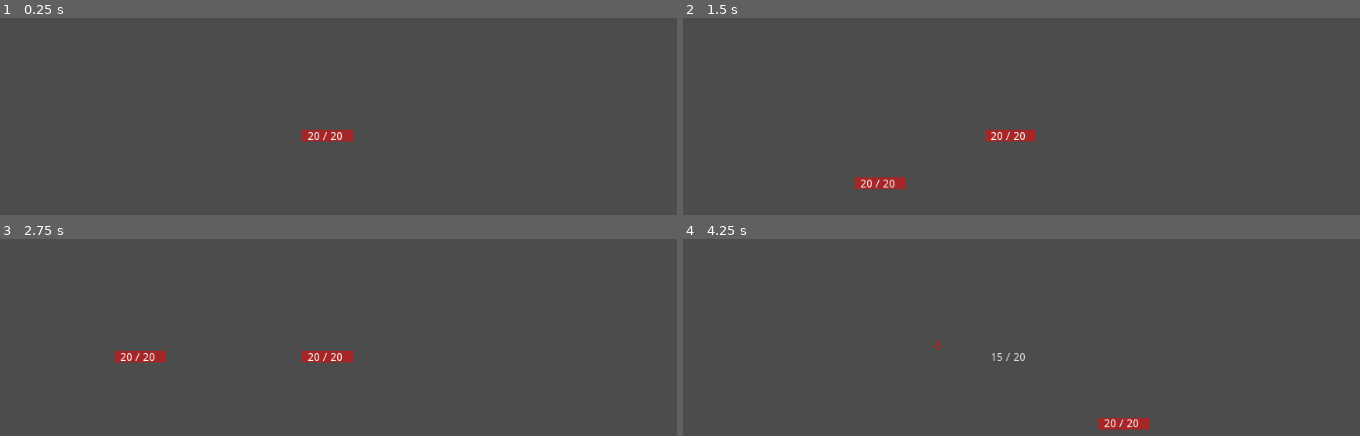
Above: before the commit, frames 1-4 (two rows, left to right).
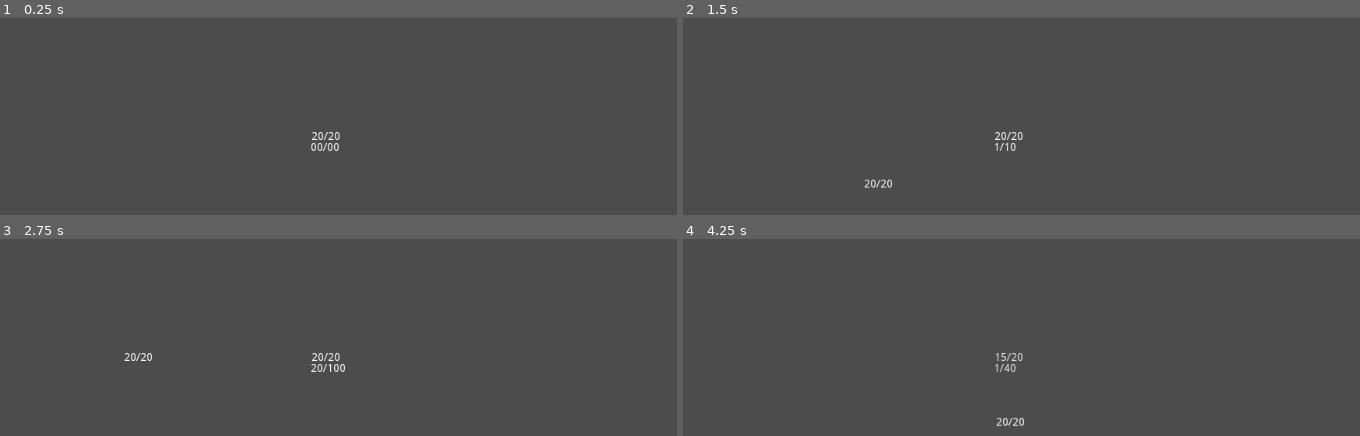
Above: after the commit, the same moments.

Repository: Galomortal47/Metroidvania
Game: Godot game, scene res://Test/Test.tscn
Same seed, same stepped clock (60 frames per second), same inputs: the game is played once before the commit and once after it. The project has no main scene, so this scene is started directly. The engine's default icon, where the game draws it, is replaced by a stand-in: a white triangle on a blue panel in a dark square.
Inputs:
- Up to frame 1 (0.25 s): no input
- Up to frame 2 (1.5 s): tap Enter (ui_accept) at 0.5, 0.77 s; hold Right (ui_right) 0.53-1.28 s; hold C (ui_roll) 0.53-1.28 s; tap Z (ui_select) at 0.8, 1.35 s; hold Down (ui_down) from 1.28 s (still down)
- Up to frame 3 (2.75 s): tap Enter (ui_accept) at 1.52 s; tap C (ui_roll) at 1.55 s; release Down (ui_down) at 2.03 s; hold Right (ui_right) from 2.03 s (still down); hold C (ui_roll) from 2.03 s (still down); tap Z (ui_select) at 2.3 s
- Up to frame 4 (4.25 s): tap Enter (ui_accept) at 2.75, 3.02, 3.77 s; release Right (ui_right) at 2.78 s; release C (ui_roll) at 2.78 s; hold Up (ui_up) 2.78-3.53 s; tap Z (ui_select) at 2.85, 3.8 s; tap C (ui_roll) at 3.05 s; hold Left (ui_left) from 3.53 s (still down); hold C (ui_roll) from 3.53 s (still down); tap X (ui_cancel) at 4.15 s

The runs differ from the first frame. In frame 1, 0.6% of the frame differs, in the area x 44-53%, y 56-68%; in frame 2, 1.0%; in frame 3, 1.0%, in the area x 16-53%, y 56-68%; in frame 4, 0.8%.

Commit message:
progress

Diff:
--- a/Health.gd
+++ b/Health.gd
@@ -10,13 +10,13 @@
 #	$Health.set_speed_scale(0.0001)
 
 func _process(delta):
-	$Label.set_text(str(health) + " / " + str(health_max))
+	$Label.set_text(str(health) + "/" + str(health_max))
 
 func damage(var damage):
 	if invicible == false:
 		health -= damage
 #		$Health.advance(damage*100)
-		$Polygon2D.set_scale(Vector2(health/health_max,1))
+#		$Polygon2D.set_scale(Vector2(health/health_max,1))
 		$Label2.set_text(str(-damage))
 	invicible = true
 	get_node("Invicibility timer").set_current_animation("invicible")
--- a/Scripts/Load_Minigame.gd
+++ b/Scripts/Load_Minigame.gd
@@ -11,14 +11,19 @@
 
 # Called every frame. 'delta' is the elapsed time since the previous frame.
 func _process(delta):
-	if minigame:
-		if Input.is_action_just_pressed("ui_cancel"):
-			for i in range(0,3):
-				get_parent().get_node("Weapons").get_child(i).timer_aux = 0
+	if Input.is_action_just_pressed("ui_cancel"):
+		if minigame:
+			get_parent().get_node("Weapons/Label").reload()
+			$Minigame.set_current_animation("Succes")
+			minigame = false
+		elif $Minigame.get_current_animation() == "load":
+			$Minigame.set_current_animation("Failure")
 #	pass
 
 func load_minigame():
 	minigame = true
+#	if Input.is_action_just_pressed("ui_cancel"):
+#		$Minigame.advance(1)
 
 func unload_minigame():
 	minigame = false
--- a/Scripts/Menu Items.gd
+++ b/Scripts/Menu Items.gd
@@ -9,6 +9,8 @@
 		$"Menu Anim".set_current_animation("open")
 		for i in range(0,4):
 				get_parent().get_node("Weapons").get_child(i).enable = select[i]
+				if select[i]:
+					get_parent().get_node("Weapons").get_child(i).update_text()
 		if Input.is_action_pressed("ui_left"):
 			$Menu/icon_left.set_scale(Vector2(2,2))
 			select = [true,false,false,false]
--- a/Scripts/Player.gd
+++ b/Scripts/Player.gd
@@ -12,7 +12,7 @@
 var air_speed = 8
 export var health = 20
 var roll = 400
-var roll_height = 200
+var roll_height = 150
 
 func _ready():
 	$Health.health = health
@@ -30,7 +30,12 @@
 	else:
 		jump_aux = jump_timer
 	motion = move_and_slide(motion)
+	die()
 #	pass
+
+func die():
+	if get_node("Health").health <= 0:
+		get_tree().change_scene("res://assets/game over.tscn")
 
 func roll():
 	if Input.is_action_pressed("ui_roll") and not ledge_detect():
@@ -78,4 +83,5 @@
 
 func ledge_detect():
 	if $Ledge_Grab_L.is_colliding() or $Ledge_Grab_R.is_colliding():
-		return true
+		if not $Ledge_Grab_L2.is_colliding() and not $Ledge_Grab_R2.is_colliding():
+			return true
--- /dev/null
+++ b/Scripts/Reload.gd
@@ -0,0 +1,14 @@
+extends Label
+
+func reload():
+	if get_parent().get_node("Bomb").enable:
+		get_parent().get_node("Bomb").reload()
+		get_parent().get_node("Bomb").update_text()
+
+	if get_parent().get_node("Gun").enable:
+		get_parent().get_node("Gun").reload()
+		get_parent().get_node("Gun").update_text()
+
+	if get_parent().get_node("Shotgun").enable:
+		get_parent().get_node("Shotgun").reload()
+		get_parent().get_node("Shotgun").update_text()
--- a/Scripts/Shotgun.gd
+++ b/Scripts/Shotgun.gd
@@ -9,8 +9,14 @@
 export var gravity = 0
 export var damage = 1
 export var curve = 0
+export var mag = 1
+var mag_aux = mag
+export var ammo = 100
 var timer_aux = 0.0
 var enable = false
+
+func _ready():
+	mag_aux = mag
 
 func _process(delta):
 	if enable:
@@ -27,8 +33,10 @@
 		dir = 3
 	elif Input.is_action_just_pressed("ui_down"):
 		dir = 4
-	if Input.is_action_pressed("ui_cancel") and timer_aux < 0:
+	if Input.is_action_pressed("ui_cancel") and timer_aux < 0 and mag_aux > 0 and ammo > 0:
 		timer_aux = timer
+		mag_aux-= 1
+		update_text()
 		for i in range(0,bullet_n):
 			var bullet =  load(weapon)
 			var bullet_instance = bullet.instance()
@@ -47,3 +55,12 @@
 				4:
 					bullet_instance.set_rotation_degrees(90 +rand_range(-spreed,spreed))
 			get_tree().get_root().add_child(bullet_instance)
+	elif mag_aux < 1 and ammo > 0:
+		get_parent().get_parent().get_node("Load_Minigame/Minigame").set_current_animation("Load")
+
+func update_text():
+	get_parent().get_node("Label").set_text(str(mag_aux) + "/" + str(ammo))
+
+func reload():
+	mag_aux = mag
+	ammo -= mag
--- a/Scripts/damage.gd
+++ b/Scripts/damage.gd
@@ -25,3 +25,5 @@
 				if get_collider().has_node("Health"):
 					get_collider().get_node("Health").health -= damage
 		timer_aux = timer
+func update_text():
+	pass
--- a/assets/Health.tscn
+++ b/assets/Health.tscn
@@ -62,28 +62,30 @@
 
 [node name="Polygon2D" type="Polygon2D" parent="."]
 position = Vector2( 32.0292, -42.7582 )
+scale = Vector2( 1e-005, 1 )
 color = Color( 1, 0, 0, 0.501961 )
 polygon = PoolVector2Array( 65, 15, 0, 15, 0, 0, 65, 0 )
 
 [node name="Label" type="Label" parent="."]
-margin_left = 38.7219
-margin_top = -40.7827
-margin_right = 99.7219
-margin_bottom = -26.7827
-text = "20 / 20"
+margin_left = 43.947
+margin_top = -41.3974
+margin_right = 104.947
+margin_bottom = -27.3974
+text = "20/20"
 
 [node name="Invicibility timer" type="AnimationPlayer" parent="."]
-anims/invicible = SubResource( 3 )
+anims/invicible = SubResource( 1 )
 
 [node name="Health" type="AnimationPlayer" parent="."]
 anims/health = SubResource( 2 )
 
 [node name="Label2" type="Label" parent="."]
-modulate = Color( 1, 0, 0, 0 )
+visible = false
+modulate = Color( 1, 0, 0, 1 )
 margin_left = -37.1414
-margin_top = -41.3728
+margin_top = -55.7122
 margin_right = 2.85858
-margin_bottom = -27.3728
+margin_bottom = -41.7122
 text = "9999"
 
 [connection signal="animation_finished" from="Invicibility timer" to="." method="_on_Invicibility_timer_animation_finished"]
--- a/assets/Player.tscn
+++ b/assets/Player.tscn
@@ -1,12 +1,13 @@
-[gd_scene load_steps=16 format=2]
+[gd_scene load_steps=19 format=2]
 
 [ext_resource path="res://Scripts/Player.gd" type="Script" id=1]
 [ext_resource path="res://assets/Health.tscn" type="PackedScene" id=2]
 [ext_resource path="res://Scripts/damage.gd" type="Script" id=3]
 [ext_resource path="res://Scripts/Shotgun.gd" type="Script" id=4]
-[ext_resource path="res://Scripts/Menu Items.gd" type="Script" id=5]
-[ext_resource path="res://icon.png" type="Texture" id=6]
-[ext_resource path="res://Scripts/Load_Minigame.gd" type="Script" id=7]
+[ext_resource path="res://Scripts/Reload.gd" type="Script" id=5]
+[ext_resource path="res://Scripts/Menu Items.gd" type="Script" id=6]
+[ext_resource path="res://icon.png" type="Texture" id=7]
+[ext_resource path="res://Scripts/Load_Minigame.gd" type="Script" id=8]
 
 [sub_resource type="RectangleShape2D" id=1]
 extents = Vector2( 15, 30 )
@@ -197,9 +198,73 @@
 "values": [ Color( 1, 1, 1, 1 ) ]
 }
 
+[sub_resource type="Animation" id=10]
+resource_name = "Failure"
+length = 2.0
+tracks/0/type = "value"
+tracks/0/path = NodePath("Line2D3:position")
+tracks/0/interp = 1
+tracks/0/loop_wrap = true
+tracks/0/imported = false
+tracks/0/enabled = true
+tracks/0/keys = {
+"times": PoolRealArray( 0, 1.9 ),
+"transitions": PoolRealArray( 1, 1 ),
+"update": 0,
+"values": [ Vector2( 52.4462, -61.2451 ), Vector2( 101.358, -61.2451 ) ]
+}
+tracks/1/type = "method"
+tracks/1/path = NodePath(".")
+tracks/1/interp = 1
+tracks/1/loop_wrap = true
+tracks/1/imported = false
+tracks/1/enabled = true
+tracks/1/keys = {
+"times": PoolRealArray(  ),
+"transitions": PoolRealArray(  ),
+"values": [  ]
+}
+tracks/2/type = "value"
+tracks/2/path = NodePath(".:modulate")
+tracks/2/interp = 1
+tracks/2/loop_wrap = true
+tracks/2/imported = false
+tracks/2/enabled = true
+tracks/2/keys = {
+"times": PoolRealArray( 0, 1.9, 2 ),
+"transitions": PoolRealArray( 1, 1, 1 ),
+"update": 0,
+"values": [ Color( 1, 0, 0, 1 ), Color( 1, 0, 0, 1 ), Color( 1, 0, 0, 0 ) ]
+}
+tracks/3/type = "method"
+tracks/3/path = NodePath("../Weapons/Label")
+tracks/3/interp = 1
+tracks/3/loop_wrap = true
+tracks/3/imported = false
+tracks/3/enabled = true
+tracks/3/keys = {
+"times": PoolRealArray( 2 ),
+"transitions": PoolRealArray( 1 ),
+"values": [ {
+"args": [  ],
+"method": "reload"
+} ]
+}
+tracks/4/type = "value"
+tracks/4/path = NodePath("Line2D3:scale")
+tracks/4/interp = 1
+tracks/4/loop_wrap = true
+tracks/4/imported = false
+tracks/4/enabled = true
+tracks/4/keys = {
+"times": PoolRealArray( 0, 1.9 ),
+"transitions": PoolRealArray( 1, 1 ),
+"update": 0,
+"values": [ Vector2( 1, 1 ), Vector2( 1, 1 ) ]
+}
+
 [sub_resource type="Animation" id=8]
 resource_name = "Load"
-loop = true
 tracks/0/type = "value"
 tracks/0/path = NodePath("Line2D3:position")
 tracks/0/interp = 1
@@ -229,6 +294,117 @@
 "method": "unload_minigame"
 } ]
 }
+tracks/2/type = "value"
+tracks/2/path = NodePath(".:modulate")
+tracks/2/interp = 1
+tracks/2/loop_wrap = true
+tracks/2/imported = false
+tracks/2/enabled = true
+tracks/2/keys = {
+"times": PoolRealArray( 0, 0.1, 0.9, 1 ),
+"transitions": PoolRealArray( 1, 1, 1, 1 ),
+"update": 0,
+"values": [ Color( 1, 1, 1, 0 ), Color( 1, 1, 1, 1 ), Color( 1, 1, 1, 1 ), Color( 1, 1, 1, 0 ) ]
+}
+tracks/3/type = "method"
+tracks/3/path = NodePath("../Weapons/Label")
+tracks/3/interp = 1
+tracks/3/loop_wrap = true
+tracks/3/imported = false
+tracks/3/enabled = true
+tracks/3/keys = {
+"times": PoolRealArray( 0.9 ),
+"transitions": PoolRealArray( 1 ),
+"values": [ {
+"args": [  ],
+"method": "reload"
+} ]
+}
+tracks/4/type = "value"
+tracks/4/path = NodePath("Line2D2:scale")
+tracks/4/interp = 1
+tracks/4/loop_wrap = true
+tracks/4/imported = false
+tracks/4/enabled = true
+tracks/4/keys = {
+"times": PoolRealArray( 0 ),
+"transitions": PoolRealArray( 1 ),
+"update": 0,
+"values": [ Vector2( 1, 1 ) ]
+}
+tracks/5/type = "value"
+tracks/5/path = NodePath("Line2D3:scale")
+tracks/5/interp = 1
+tracks/5/loop_wrap = true
+tracks/5/imported = false
+tracks/5/enabled = true
+tracks/5/keys = {
+"times": PoolRealArray( 0 ),
+"transitions": PoolRealArray( 1 ),
+"update": 0,
+"values": [ Vector2( 1, 1 ) ]
+}
+
+[sub_resource type="Animation" id=9]
+resource_name = "Succes"
+tracks/0/type = "value"
+tracks/0/path = NodePath("Line2D3:position")
+tracks/0/interp = 1
+tracks/0/loop_wrap = true
+tracks/0/imported = false
+tracks/0/enabled = true
+tracks/0/keys = {
+"times": PoolRealArray( 0, 0.1, 0.2 ),
+"transitions": PoolRealArray( 1, 1, 1 ),
+"update": 0,
+"values": [ Vector2( 52.4462, -61.2451 ), Vector2( 51.4995, -72.1319 ), Vector2( 52.4462, -61.2451 ) ]
+}
+tracks/1/type = "method"
+tracks/1/path = NodePath(".")
+tracks/1/interp = 1
+tracks/1/loop_wrap = true
+tracks/1/imported = false
+tracks/1/enabled = true
+tracks/1/keys = {
+"times": PoolRealArray(  ),
+"transitions": PoolRealArray(  ),
+"values": [  ]
+}
+tracks/2/type = "value"
+tracks/2/path = NodePath(".:modulate")
+tracks/2/interp = 1
+tracks/2/loop_wrap = true
+tracks/2/imported = false
+tracks/2/enabled = true
+tracks/2/keys = {
+"times": PoolRealArray( 0, 0.1 ),
+"transitions": PoolRealArray( 1, 1 ),
+"update": 0,
+"values": [ Color( 0.196078, 1, 0, 1 ), Color( 1, 1, 1, 0 ) ]
+}
+tracks/3/type = "method"
+tracks/3/path = NodePath("../Weapons/Label")
+tracks/3/interp = 1
+tracks/3/loop_wrap = true
+tracks/3/imported = false
+tracks/3/enabled = true
+tracks/3/keys = {
+"times": PoolRealArray(  ),
+"transitions": PoolRealArray(  ),
+"values": [  ]
+}
+tracks/4/type = "value"
+tracks/4/path = NodePath("Line2D3:scale")
+tracks/4/interp = 1
+tracks/4/loop_wrap = true
+tracks/4/imported = false
+tracks/4/enabled = true
+tracks/4/keys = {
+"times": PoolRealArray( 0, 0.1, 0.2 ),
+"transitions": PoolRealArray( 1, 1, 1 ),
+"update": 0,
+"values": [ Vector2( 1, 1 ), Vector2( 4, 2 ), Vector2( 1, 1 ) ]
+}
 
 [node name="Player" type="KinematicBody2D" groups=[
 "player",
@@ -271,8 +447,18 @@
 enabled = true
 cast_to = Vector2( 20, 0 )
 
+[node name="Ledge_Grab_R2" type="RayCast2D" parent="."]
+position = Vector2( 0, -35.3274 )
+enabled = true
+cast_to = Vector2( 20, 0 )
+
 [node name="Ledge_Grab_L" type="RayCast2D" parent="."]
 position = Vector2( 0, -30 )
+enabled = true
+cast_to = Vector2( -20, 0 )
+
+[node name="Ledge_Grab_L2" type="RayCast2D" parent="."]
+position = Vector2( 0, -35.3274 )
 enabled = true
 cast_to = Vector2( -20, 0 )
 
@@ -290,46 +476,56 @@
 weapon = "res://assets/Bullet.tscn"
 spreed = 1
 timer = 0.2
-damage = 3
+mag = 20
 
 [node name="Shotgun" type="Node2D" parent="Weapons"]
 script = ExtResource( 4 )
 weapon = "res://assets/Bullet.tscn"
 bullet_n = 15
 spreed = 20
+timer = 1.0
+ammo = 40
 
 [node name="Bomb" type="Node2D" parent="Weapons"]
 script = ExtResource( 4 )
 weapon = "res://assets/Bullet.tscn"
 speed = 400
-spreed = 20
 timer = 0.5
 gravity = 25
-damage = 10
+damage = 20
 curve = -600
+ammo = 10
+
+[node name="Label" type="Label" parent="Weapons"]
+margin_left = 43.0737
+margin_top = -27.2958
+margin_right = 83.0737
+margin_bottom = -13.2958
+text = "00/00"
+script = ExtResource( 5 )
 
 [node name="Menu Items" type="CanvasLayer" parent="."]
 editor/display_folded = true
-script = ExtResource( 5 )
+script = ExtResource( 6 )
 
 [node name="Menu" type="Node2D" parent="Menu Items"]
 position = Vector2( 512, 420 )
 
 [node name="icon_down" type="Sprite" parent="Menu Items/Menu"]
 position = Vector2( 0, 120 )
-texture = ExtResource( 6 )
+texture = ExtResource( 7 )
 
 [node name="icon_up" type="Sprite" parent="Menu Items/Menu"]
 position = Vector2( 0, -120 )
-texture = ExtResource( 6 )
+texture = ExtResource( 7 )
 
 [node name="icon_right" type="Sprite" parent="Menu Items/Menu"]
 position = Vector2( 120, 0 )
-texture = ExtResource( 6 )
+texture = ExtResource( 7 )
 
 [node name="icon_left" type="Sprite" parent="Menu Items/Menu"]
 position = Vector2( -120, 0 )
-texture = ExtResource( 6 )
+texture = ExtResource( 7 )
 
 [node name="Menu Anim" type="AnimationPlayer" parent="Menu Items"]
 anims/close = SubResource( 4 )
@@ -340,26 +536,30 @@
 next/open = "opened"
 
 [node name="Load_Minigame" type="Node2D" parent="."]
-visible = false
-script = ExtResource( 7 )
+modulate = Color( 1, 0, 0, 0 )
+script = ExtResource( 8 )
 
 [node name="Line2D" type="Line2D" parent="Load_Minigame"]
 position = Vector2( 2.64075, -51.4948 )
 points = PoolVector2Array( 0, 0, 100, 0 )
 width = 5.0
 default_color = Color( 0, 0, 0, 0.501961 )
+texture_mode = 612703316
 
 [node name="Line2D2" type="Line2D" parent="Load_Minigame"]
 position = Vector2( 51.392, -56.7652 )
 points = PoolVector2Array( 0, 0, 0, 10 )
 default_color = Color( 1, 1, 1, 0.501961 )
+texture_mode = -1094114482
 
 [node name="Line2D3" type="Line2D" parent="Load_Minigame"]
-position = Vector2( 42.7485, -61.2451 )
+position = Vector2( 101.358, -61.2451 )
 points = PoolVector2Array( 0, 0, 0, 20 )
 width = 3.0
 default_color = Color( 1, 1, 1, 1 )
+texture_mode = 927712944
 
 [node name="Minigame" type="AnimationPlayer" parent="Load_Minigame"]
-autoplay = "Load"
+anims/Failure = SubResource( 10 )
 anims/Load = SubResource( 8 )
+anims/Succes = SubResource( 9 )
--- /dev/null
+++ b/assets/game over.tscn
@@ -0,0 +1,12 @@
+[gd_scene format=2]
+
+[node name="Control" type="Control"]
+anchor_right = 1.0
+anchor_bottom = 1.0
+
+[node name="Label" type="Label" parent="."]
+margin_left = 485.439
+margin_top = 299.282
+margin_right = 561.439
+margin_bottom = 313.282
+text = "GAME OVER"
Not shown: 1 places in assets/Health.tscn that only renumber resources
